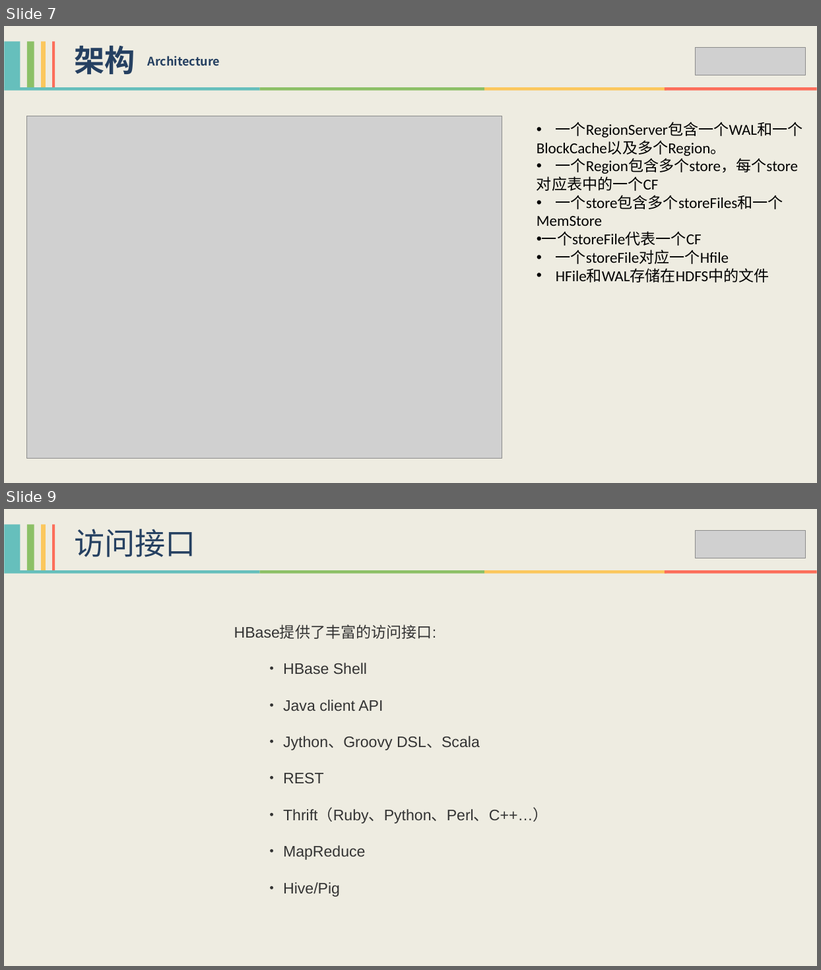
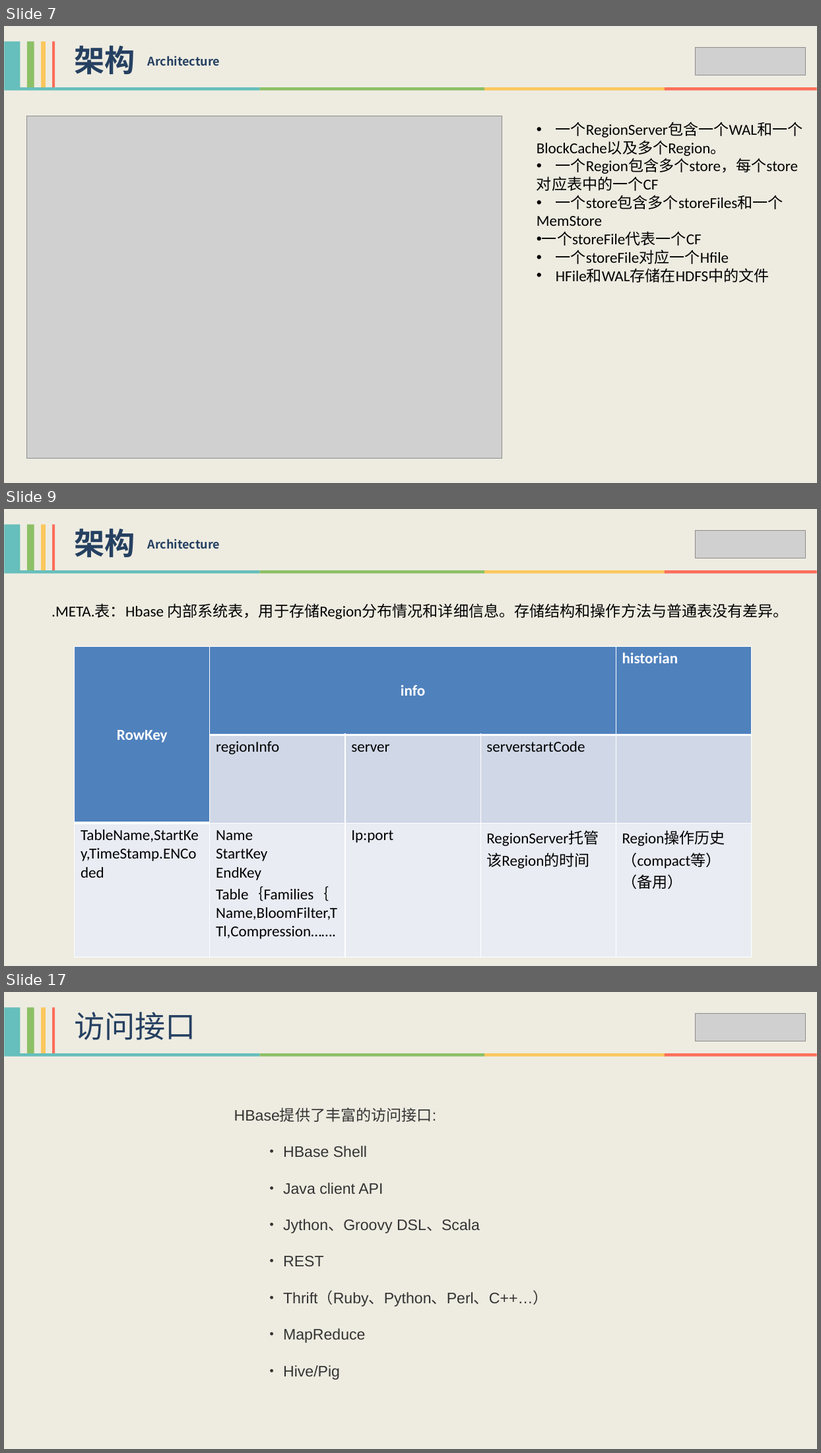
Before and after one commit to xiaoguoqiang/data, a slide deck: HBase技术分享-李强.pptx. Shown one above the other, each under a label of ours: slides 7 and 9 before the commit, slides 7, 9 and 17 after it; the slides between them are not shown. The pictures are 821x970 and 821x1453 pixels, drawn with LibreOffice and Linux fonts; fonts in the diff are those of the drawing; grey boxes stand for pictures. Boxes give left, top, right and bottom in pixels: in the first picture for what was removed or moved away, otherwise in the second. Text is boxed around its words. In the diff, an @@ line names an element or a change of style, - is before the commit and + after.

```diff
--- a/HBase技术分享-李强.pptx
+++ b/HBase技术分享-李强.pptx
@@ slide 9 added at <box>4,509,817,966</box>, background #EEECE1 @@
@@ group added at <box>4,524,55,570</box>: 4 rectangles @@
@@ text added at <box>74,528,135,558</box>, 36 pt, text #254061, bold @@
+架构
@@ text added at <box>148,539,220,549</box>, 14 pt, text #254061, bold @@
+Architecture
@@ picture added at <box>695,530,805,558</box> @@
@@ group added at <box>4,570,817,574</box>: 4 rectangles @@
@@ text added at <box>52,603,789,619</box>, 18 pt, text #000000 @@
+.META.表：Hbase 内部系统表，用于存储Region分布情况和详细信息。存储结构和操作方法与普通表没有差异。
@@ table added at <box>75,646,751,942</box>, 3 rows, 5 columns @@
+RowKey | info |  |  | historian
+ | regionInfo | server | serverstartCode | 
+TableName,StartKey,TimeStamp.ENCoded | Name / StartKey / EndKey / Table｛Families｛ / Name,BloomFilter,TTl,Compression……. | Ip:port | RegionServer托管该Region的时间 | Region操作历史（compact等）（备用）
@@ what was slide 9 is now slide 17 @@
```
Also in this commit, not shown: 2 slides changed, 7 other slides added.
